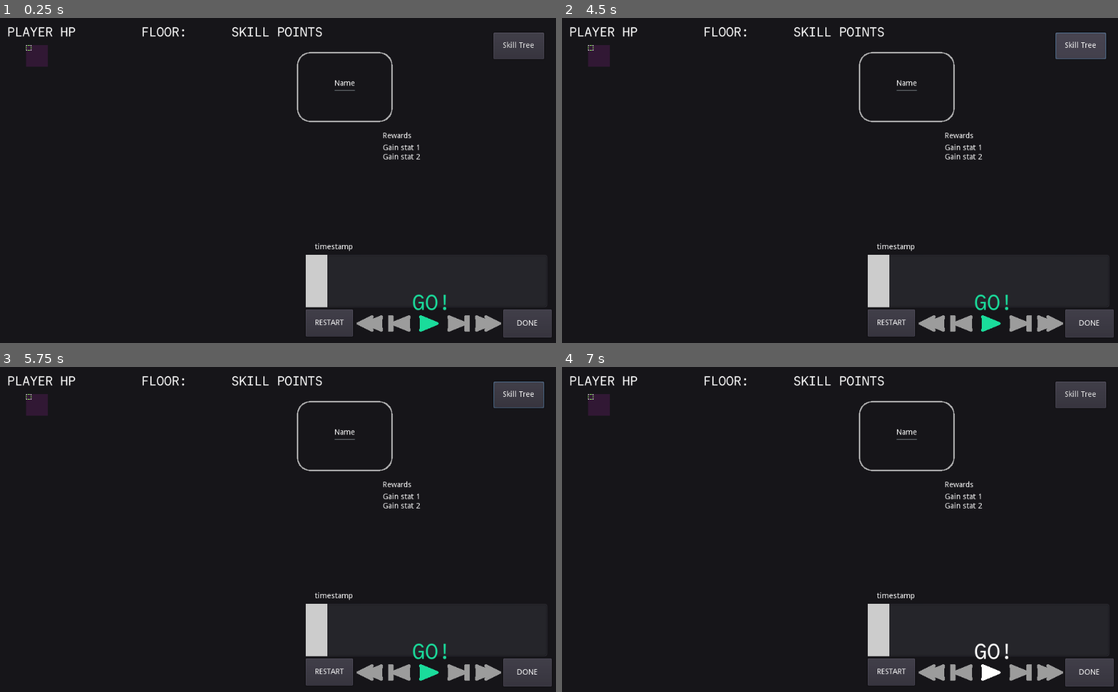
Above: before the commit, frames 1-4 (two rows, left to right).
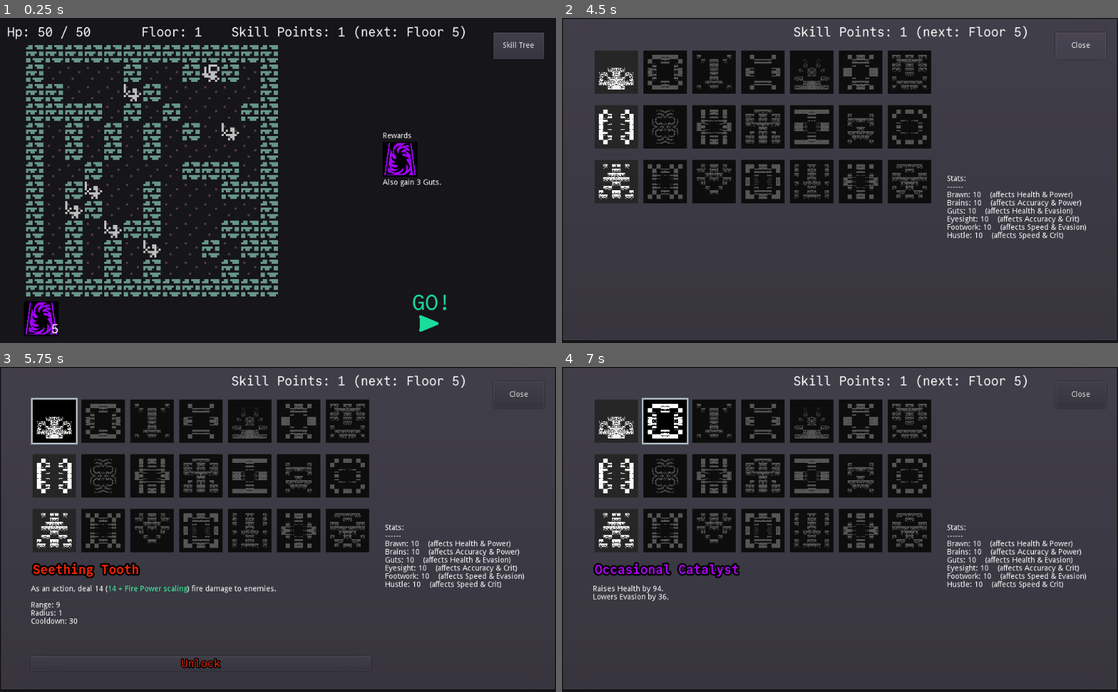
Above: after the commit, the same moments.

Repository: redxaxder/7DRL2024
Game: Godot game, scene res://main.tscn
Same seed, same stepped clock (60 frames per second), same inputs: the game is played once before the commit and once after it.
Inputs (mouse positions are in pixels of both pictures, inside the frame that each line leads up to):
- Up to frame 1 (0.25 s): no input
- Up to frame 2 (4.5 s): click (1090, 323) at 0.5 s, where only the run before the commit has a clickable "DONE"; click (1090, 323) at 1.25 s, where only the run before the commit has a clickable "DONE"; click (890, 323) at 2 s, where only the run before the commit has a clickable "RESTART"; click (890, 323) at 2.75 s, where only the run before the commit has a clickable "RESTART"; click (890, 323) at 3.5 s, where only the run before the commit has a clickable "RESTART"; click "Skill Tree" at 4.25 s
- Up to frame 3 (5.75 s): click (55, 422) at 5.02 s
- Up to frame 4 (7 s): click (667, 422) at 5.77 s; click (990, 666) at 6.52 s

The runs differ from the first frame. In frame 1, 16% of the frame differs, in the area x 1-100%, y 2-99%; in frame 2, 73%; in frame 3, 73%, in the area x 0-100%, y 0-100%; in frame 4, 73%.
Error before the commit: Parse Error: The identifier "gonogo" isn't declared in the current scope. (res://main.gd:220)

Commit message:
gonogo fix

Diff:
--- a/main.gd
+++ b/main.gd
@@ -217,10 +217,10 @@
 	if event.is_action_pressed("return") && !$SkillTreePanel.visible:
 		var debounce_timer : Timer = get_node("%history_view").get_node("%DebounceTimer")
 		if debounce_timer.get_time_left() <= 0:
-			if get_node("%GO").visible == true && gonogo:
+			if get_node("%GO").visible == true && ui_mode == ui_modes.GONOGO:
 				debounce_timer.start(0.2)
 				go()
-			if get_node("%DONE").visible == true && !gonogo:
+			if get_node("%DONE").visible == true && ui_mode == ui_modes.VIEW:
 				debounce_timer.start(0.2)
 				done()
 	if event.is_action_pressed("teleport_potion"):
